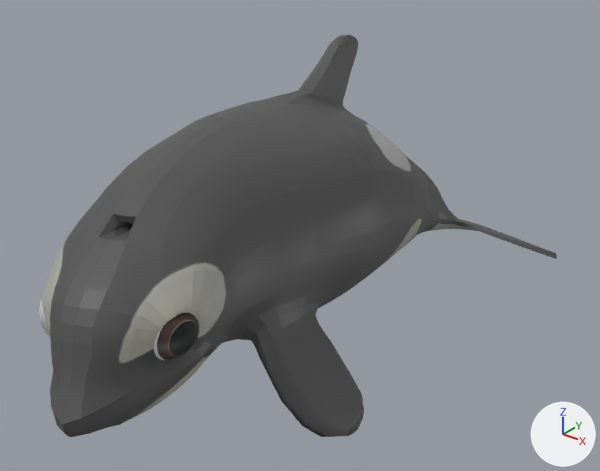
Renders of the FBX model FBXFiles/Hide n Seek/scarlet_point_behind.fbx from each side of a commit.
Both versions are drawn from a 50 mm camera at (1.75, -2.4, 1.63) aimed at (-0.15, -0.04, 0.16). Every picture has the same lights, and +X, +Y and +Z are marked at lower right. Both versions are drawn at frame 30 of the action 'Take 001'; the numbers are the values there.

The first picture shows 'luna:left_eye_geo', 'luna:luna_geo', 'luna:right_eye_geo'.
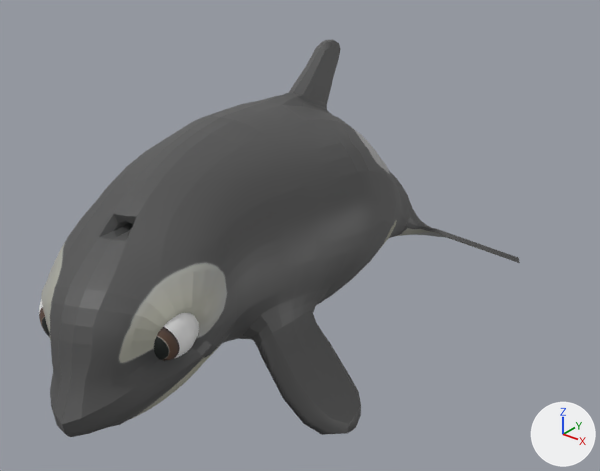
Scene script edits in JSON lines:
```json
{"block": "bone_luna_center_root_bind_joint", "where": "bone_luna_center_root_bind_joint = bpy.data.objects['Armature'].pose.bones['luna:center_root_bind_joint']  # child of 'luna:Luna_root_bind_joint'"}
{"op": "set", "path": "bone_luna_center_root_bind_joint.rotation_quaternion", "old": "(0.997, -0.002, 0.063, -0.038)", "new": "(0.995, -0.001, 0.088, -0.045)", "note": "degrees (0, 7, -4) -> degrees (-1, 10, -5)"}
{"block": "bone_luna_center_chest_bind_joint", "where": "bone_luna_center_chest_bind_joint = bpy.data.objects['Armature'].pose.bones['luna:center_chest_bind_joint']  # child of 'luna:center_root_bind_joint'"}
{"op": "set", "path": "bone_luna_center_chest_bind_joint.rotation_quaternion", "old": "(0.997, -0.009, -0.023, -0.075)", "new": "(0.996, -0.002, 0.014, -0.087)", "note": "degrees (-1, -3, -9) -> degrees (0, 2, -10)"}
{"block": "bone_luna_center_tail_2_bind_joint", "where": "bone_luna_center_tail_2_bind_joint = bpy.data.objects['Armature'].pose.bones['luna:center_tail_2_bind_joint']  # child of 'luna:center_tail_1_bind_joint'"}
{"op": "set", "path": "bone_luna_center_tail_2_bind_joint.rotation_quaternion", "old": "(1.0, 0.0, 0.0, 0.017)", "new": "(0.999, 0.0, -0.027, 0.017)", "note": "degrees (0, 0, 2) -> degrees (0, -3, 2)"}
{"block": "bone_luna_center_neck_bind_joint", "where": "bone_luna_center_neck_bind_joint = bpy.data.objects['Armature'].pose.bones['luna:center_neck_bind_joint']  # child of 'luna:center_root_bind_joint'"}
{"op": "set", "path": "bone_luna_center_neck_bind_joint.rotation_quaternion", "old": "(0.993, 0.003, 0.063, 0.103)", "new": "(0.993, 0.001, 0.038, 0.111)", "note": "degrees (1, 7, 12) -> degrees (1, 4, 13)"}
{"block": "bone_luna_left_eye_bind_joint", "where": "bone_luna_left_eye_bind_joint = bpy.data.objects['Armature'].pose.bones['luna:left_eye_bind_joint']  # child of 'luna:left_eye_socket_bind_joint'"}
{"op": "set", "path": "bone_luna_left_eye_bind_joint.rotation_quaternion", "old": "(0.842, 0.027, 0.537, 0.042)", "new": "(0.996, 0.003, 0.04, 0.077)", "note": "degrees (12, 64, 13) -> degrees (1, 5, 9)"}
{"block": "bone_luna_right_eye_bind_joint", "where": "bone_luna_right_eye_bind_joint = bpy.data.objects['Armature'].pose.bones['luna:right_eye_bind_joint']  # child of 'luna:right_eye_socket_bind_joint'"}
{"op": "set", "path": "bone_luna_right_eye_bind_joint.rotation_quaternion", "old": "(0.905, -0.001, -0.426, 0.001)", "new": "(0.998, 0.0, 0.055, 0.002)", "note": "degrees (0, -50, 0) -> degrees (0, 6, 0)"}
```

Pixel boxes [x1, y1, x2, y2] of what changed, in the pictures (600 x 471 px):
```json
{"object": "luna:luna_geo", "change": "posed", "before": [41, 34, 557, 437], "after": [41, 39, 520, 437], "on screen": "7% narrower"}
{"object": "luna:right_eye_geo", "change": "posed", "before": [39, 299, 50, 337], "after": [39, 299, 50, 338]}
{"bone": "luna:center_root_bind_joint", "before": "(182, 252) to (179, 159)", "after": "(182, 252) to (180, 158)"}
{"bone": "luna:center_chest_bind_joint", "before": "(263, 207) to (276, 75)", "after": "(258, 208) to (273, 76)"}
{"bone": "luna:center_tail_2_bind_joint", "before": "(363, 200) to (375, 146)", "after": "(338, 203) to (350, 150)"}
{"bone": "luna:left_eye_bind_joint", "before": "(162, 323) to (151, 295)", "after": "(162, 323) to (155, 293)"}
```
